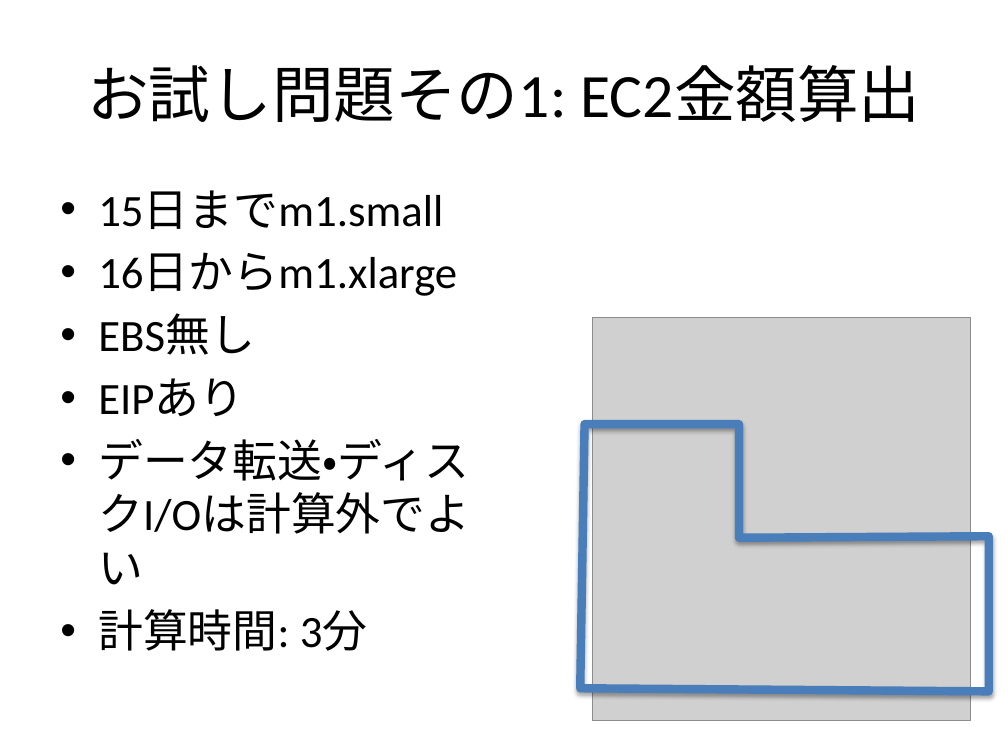
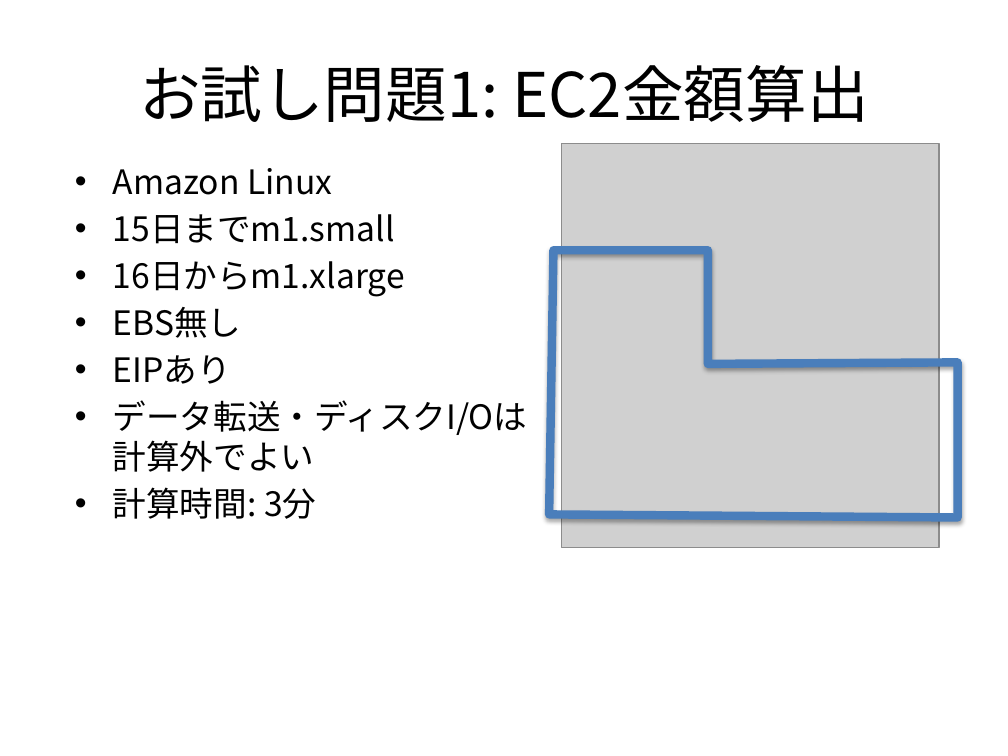
Before and after one commit to aws-samurai/pricing-data, a slide deck: slide 26 of slide/AWS料金体系グランドマスター王者決定戦.pptx (slide 20 before the commit). Drawn at 1008x756 pixels with LibreOffice and Linux fonts; fonts in the diff are those of the drawing; grey boxes stand for pictures; background and template pictures are left out. Boxes give left, top, right and bottom in pixels: in the first picture for what was removed or moved away, otherwise in the second. Text is boxed around its words. In the diff, an @@ line names an element or a change of style, - is before the commit and + after.

```diff
--- a/slide/AWS料金体系グランドマスター王者決定戦.pptx
+++ b/slide/AWS料金体系グランドマスター王者決定戦.pptx
@@ title at (139, 65, 868, 122): text changed; font Calibri to Noto Sans CJK JP @@
-お試し問題その1: EC2金額算出
+お試し問題1: EC2金額算出
@@ picture: place and size @@
-picture at (592, 318, 970, 721)
+picture at (561, 144, 939, 547)
@@ text "Amazon Linux": place and size @@
-text "Amazon Linux" at (98, 190, 470, 651)
+text "Amazon Linux" at (113, 168, 528, 519)
@@ text at (113, 168, 332, 195): paragraph added @@
+• Amazon Linux
@@ text at (113, 214, 528, 519): size 32 to 24 pt, font Calibri to Noto Sans CJK JP in "15日までm1.small", "16日からm1.xlarge", "EBS無し", "EIPあり" and 2 more places; less space between paragraphs @@
@@ freeform shape: place and size @@
-freeform shape at (581, 424, 989, 691)
+freeform shape at (549, 250, 958, 517)
```
Also in this commit, not shown: 20 other slides changed, 8 slides added, 1 slide removed, 1 other file.
